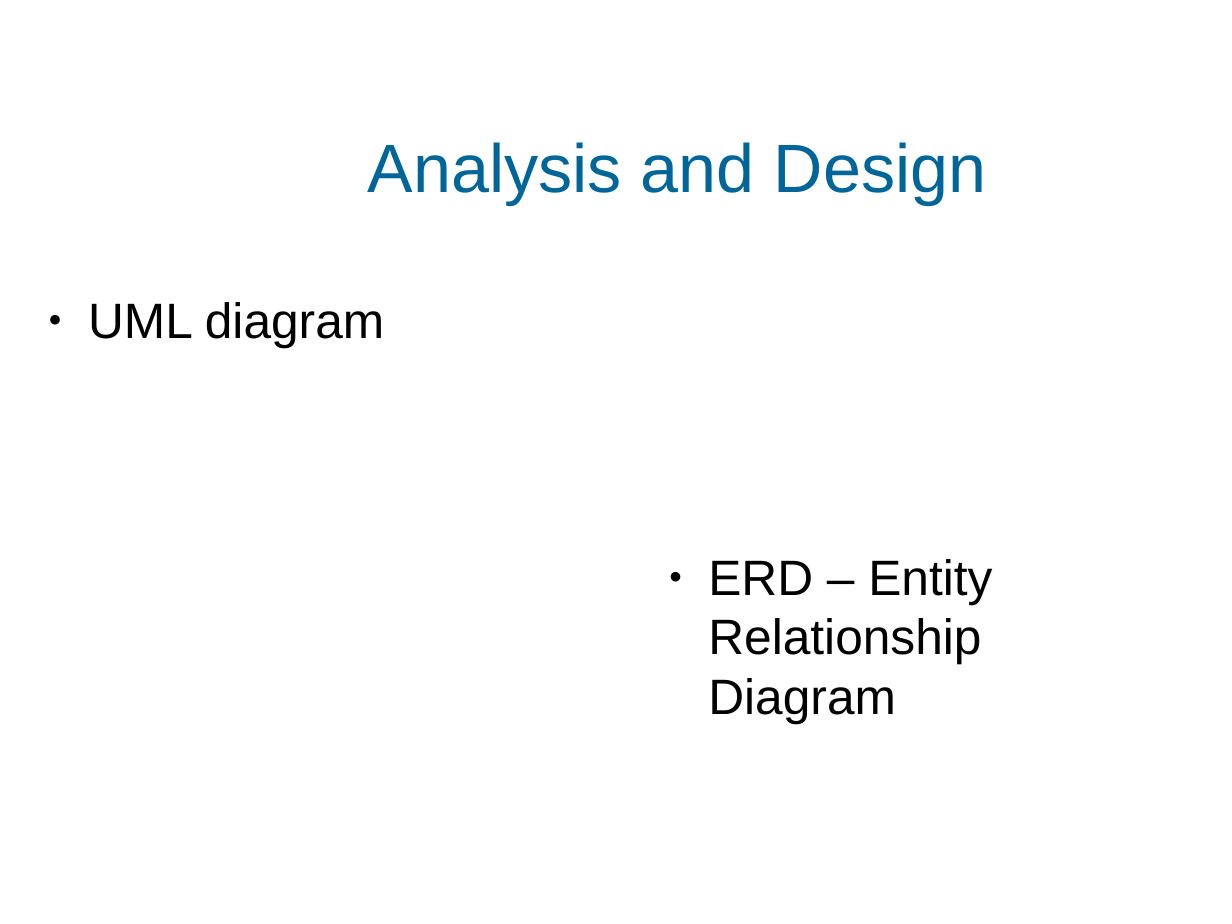
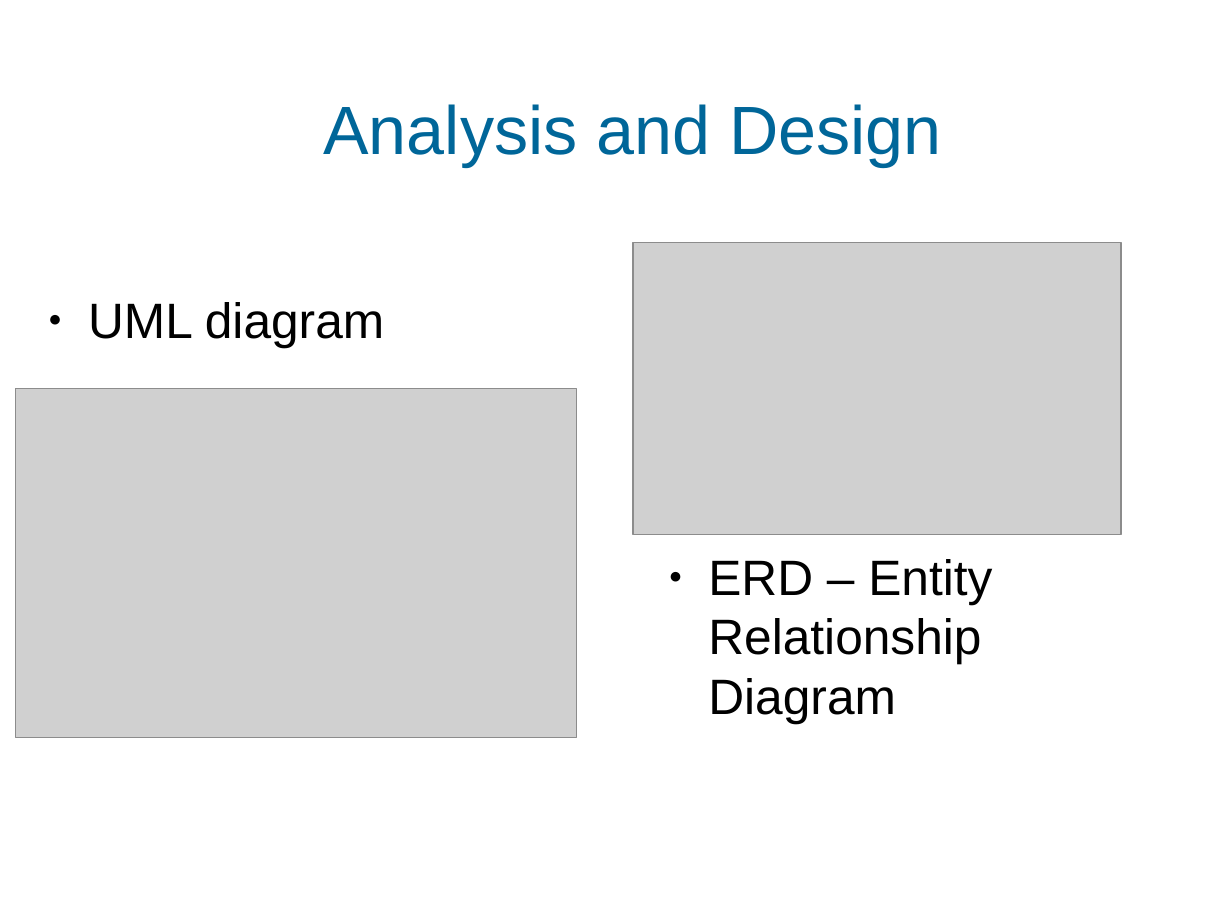
Before and after one commit to daparkes/ims, a slide deck: slide 5 of presentation.pptx. Drawn at 1232x924 pixels with LibreOffice and Linux fonts; fonts in the diff are those of the drawing; grey boxes stand for pictures; background and template pictures are left out. Boxes give left, top, right and bottom in pixels: in the first picture for what was removed or moved away, otherwise in the second. Text is boxed around its words. In the diff, an @@ line names an element or a change of style, - is before the commit and + after.

```diff
--- a/presentation.pptx
+++ b/presentation.pptx
@@ text "Analysis and Design": place and size @@
-text "Analysis and Design" at (368, 142, 986, 205)
+text "Analysis and Design" at (323, 104, 941, 167)
@@ picture added at (634, 243, 1122, 536) @@
@@ picture added at (16, 389, 577, 738) @@
```
Also in this commit, not shown: 6 other slides changed, 1 slide added, 4 other files.
